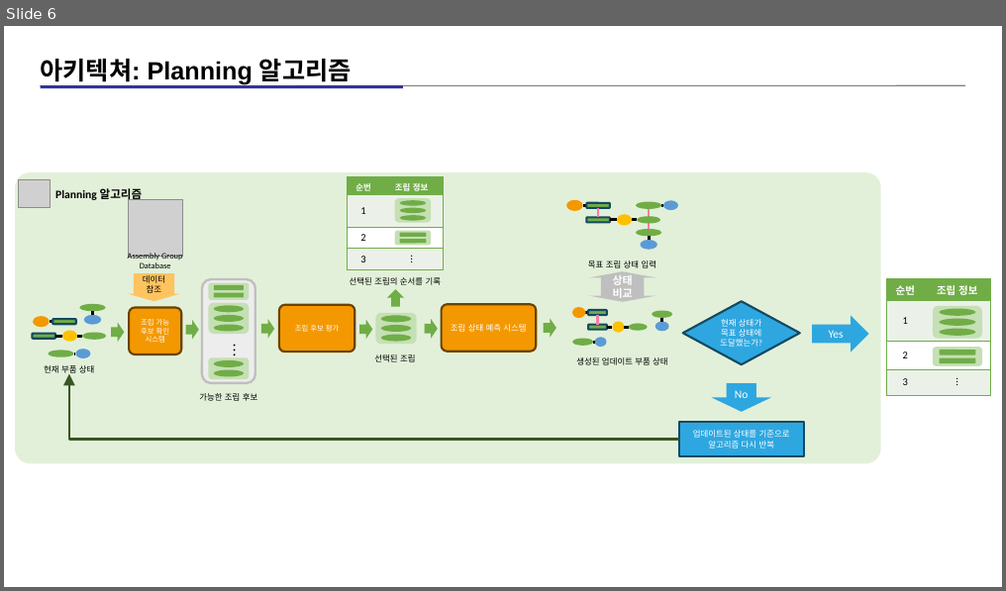
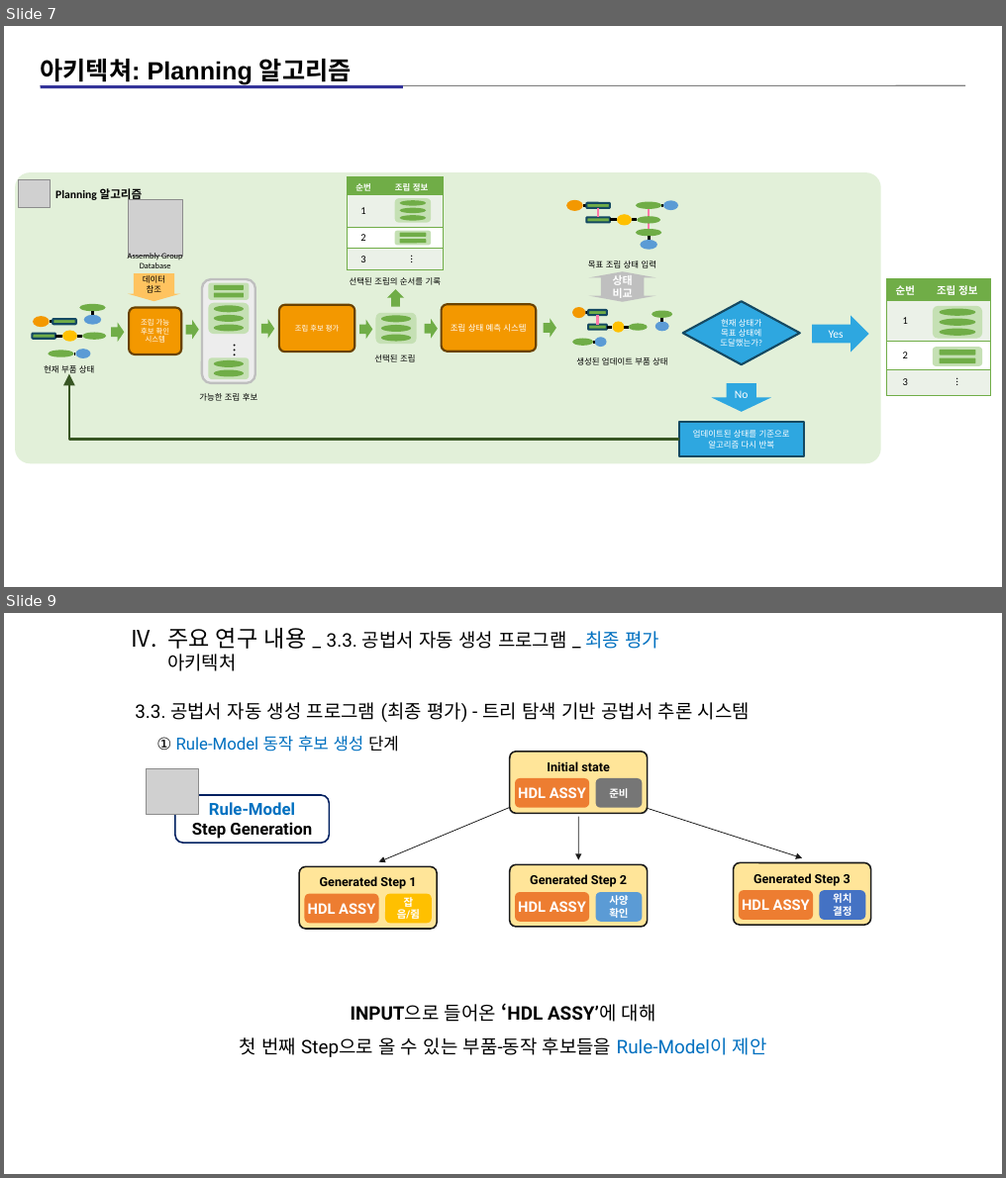
Before and after one commit to kimz1121/test, a slide deck: 현대차 심볼릭 플레너 예시 설명 자료_11_아키텍쳐_자료(작성중).pptx. Shown one above the other, each under a label of ours: slide 6 before the commit, slides 7 and 9 after it; the slides between them are not shown. The pictures are 1006x591 and 1006x1178 pixels, drawn with LibreOffice and Linux fonts; fonts in the diff are those of the drawing; grey boxes stand for pictures. Boxes give left, top, right and bottom in pixels: in the first picture for what was removed or moved away, otherwise in the second. Text is boxed around its words. In the diff, an @@ line names an element or a change of style, - is before the commit and + after.

```diff
--- a/현대차 심볼릭 플레너 예시 설명 자료_11_아키텍쳐_자료(작성중).pptx
+++ b/현대차 심볼릭 플레너 예시 설명 자료_11_아키텍쳐_자료(작성중).pptx
@@ slide 9 added at box(4, 613, 1002, 1174), background #FFFFFF @@
@@ text added at box(167, 628, 659, 671), 18 pt, text #000000 @@
+IV. 주요 연구 내용 _ 3.3. 공법서 자동 생성 프로그램 _ 최종 평가 아키텍처
@@ text added at box(135, 702, 749, 722), 18 pt, text #000000 @@
+3.3. 공법서 자동 생성 프로그램 (최종 평가) - 트리 탐색 기반 공법서 추론 시스템
@@ text added at box(156, 736, 399, 752), 16 pt, text #0070C0 @@
+① Rule-Model 동작 후보 생성 단계
@@ picture added at box(147, 768, 199, 814) @@
@@ group added at box(510, 752, 648, 814): 3 rounded rectangles, 1 text @@
+준비
+HDL ASSY
+Initial state
@@ rounded rectangle added at box(175, 795, 330, 843), fill #FFFFFF, outline #002060 1.5 pt, 16 pt, text #000000, bold @@
+Rule-Model
+Step Generation
@@ arrow added from (509, 808) to (379, 862), #1A1A1A 0.75 pt @@
@@ arrow added from (578, 817) to (579, 861), #1A1A1A 0.75 pt @@
@@ arrow added from (648, 808) to (802, 859), #1A1A1A 0.75 pt @@
@@ group added at box(299, 866, 437, 929): 3 rounded rectangles, 1 text @@
+잡음/쥠
+HDL ASSY
+Generated Step 1
@@ group added at box(510, 864, 648, 927): 3 rounded rectangles, 1 text @@
+사양
+확인
+HDL ASSY
+Generated Step 2
@@ rounded rectangle added at box(734, 863, 871, 925), fill #FFE599, outline #1A1A1A 1.5 pt @@
@@ text added at box(753, 873, 850, 886), 12 pt, text #000000, bold @@
+Generated Step 3
@@ rounded rectangle added at box(739, 891, 813, 920), fill #ED7D31, 14 pt, text #FFFFFF, bold @@
+HDL ASSY
@@ rounded rectangle added at box(819, 891, 865, 920), fill #4472C4, 10 pt, text #FFFFFF, bold @@
+위치
+결정
@@ text added at box(239, 1003, 767, 1058), 18 pt, text #000000 @@
+INPUT으로 들어온 ‘HDL ASSY’에 대해
+첫 번째 Step으로 올 수 있는 부품-동작 후보들을 Rule-Model이 제안
@@ what was slide 6 is now slide 7 @@
```
Also in this commit, not shown: 2 slides changed, 6 other slides added, 1 other file.
